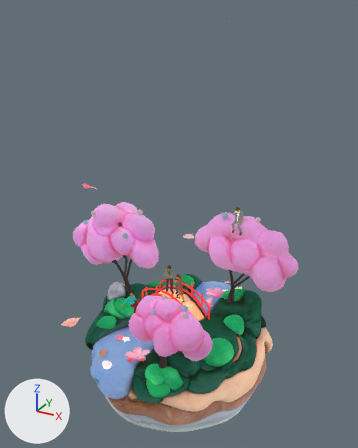
What one commit did to the glTF model rivermove3.gltf.
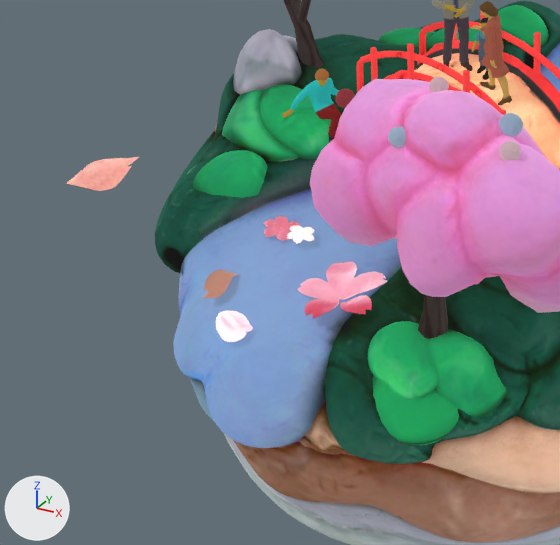
The first picture shows the older version from a camera (50 mm lens) standing at (0.157, -0.295, 0.282) and looking at (0.001, -0.01, 0.14). The close-ups show both versions on the part from 12% to 55% of the width and 61% to 95% of the height of that picture; other places that the commit changed are outside them. Arrows for +X, +Y and +Z are at lower left; the lights stay in place. Where no turn or scale is listed for an object, it has been applied to the vertices.

The first close-up shows 'Man_A', 'base', 'petal_D', 'petal_J', 'petal_M', 'sakura_E', 'woman_A', 'youngman_A'.
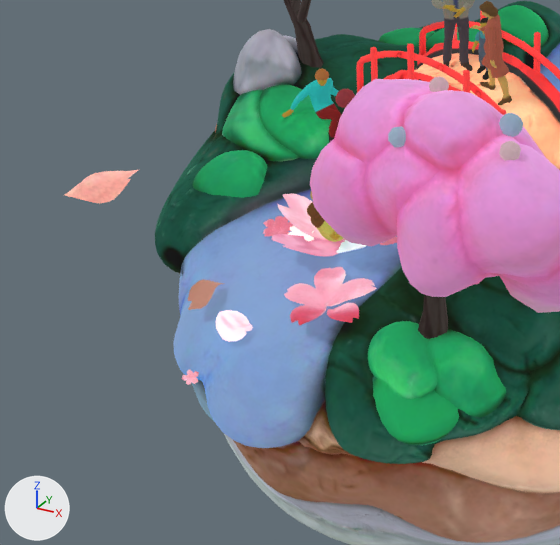
Location of each change, (x1, y1, x2, y2) in pixels of the close-ups (560 x 545 px):
```json
{"object": "sakura_E", "change": "moved, turned, rescaled", "before": [298, 262, 387, 319], "after": [284, 267, 377, 326]}
{"object": "sakuraboat", "change": "moved, turned", "after": [272, 191, 366, 257], "on screen": "not visible before"}
{"object": "petal_M", "change": "moved, turned", "before": [66, 157, 139, 191], "after": [65, 170, 138, 204]}
{"object": "petal_D", "change": "moved, turned", "before": [204, 270, 239, 299], "after": [188, 279, 223, 310]}
{"object": "sakura_A", "change": "moved", "after": [182, 370, 199, 385], "on screen": "not visible before"}
{"object": "petal_E", "change": "moved", "after": [380, 237, 397, 245], "on screen": "not visible before"}
```

Edits to the scene script, one JSON object a line:
```json
{"op": "set", "path": "ob_petal_d.location", "old": "(-0.0299, -0.0665, 0.054)", "new": "(-0.0308, -0.0707, 0.0541)"}
{"op": "set", "path": "ob_petal_d.rotation_euler", "old": "(0.0648, 0.00624, -0.354)", "new": "(0.111, 0.0114, -0.339)", "note": "degrees (3.7, 0.4, -20) -> degrees (6.4, 0.7, -19)"}
{"op": "set", "path": "ob_petal_e.location", "old": "(-0.00122, -0.04, 0.0592)", "new": "(-0.00162, -0.042, 0.0594)"}
{"op": "set", "path": "ob_petal_m.location", "old": "(-0.0221, -0.105, 0.106)", "new": "(-0.0221, -0.105, 0.104)"}
{"op": "set", "path": "ob_petal_m.rotation_euler", "old": "(-0.0314, 0.112, 0.965)", "new": "(-0.0385, 0.133, 0.957)", "note": "degrees (-1.8, 6.4, 55) -> degrees (-2.2, 7.6, 55)"}
{"op": "set", "path": "ob_sakura_a.location", "old": "(-0.0248, -0.0666, 0.0432)", "new": "(-0.028, -0.08, 0.0407)"}
{"op": "set", "path": "ob_sakura_e.scale", "old": "(0.98, 0.98, 0.98)", "new": "(1.0, 1.0, 1.0)"}
{"op": "set", "path": "ob_sakura_e.location", "old": "(-0.00481, -0.0599, 0.0552)", "new": "(-0.00567, -0.0631, 0.0554)"}
{"op": "set", "path": "ob_sakura_e.rotation_euler", "old": "(-0.0567, -0.0606, 0.745)", "new": "(-0.046, -0.0519, 0.725)", "note": "degrees (-3.2, -3.5, 43) -> degrees (-2.6, -3, 42)"}
{"op": "set", "path": "ob_sakuraboat.location", "old": "(0.0000749, -0.00018, 0.0000114)", "new": "(-0.0152, -0.0456, 0.0559)"}
{"op": "set", "path": "ob_sakuraboat.rotation_euler", "old": "(-0.00345, 0.00344, -0.00295)", "new": "(0.000185, 0.00022, -0.0258)", "note": "degrees (-0.2, 0.2, -0.2) -> degrees (0, 0, -1.5)"}
```
